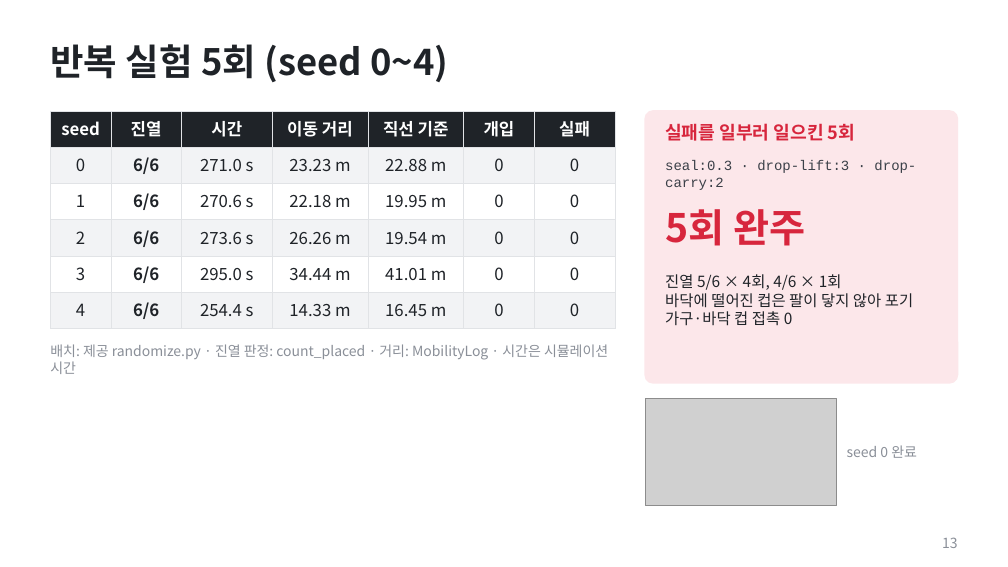
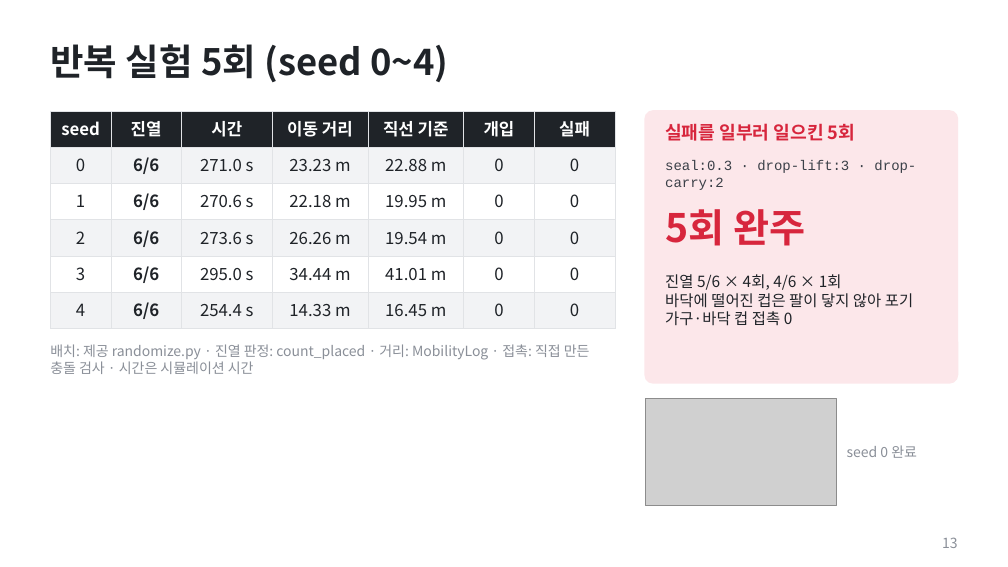
Before and after one commit to hayoung0Lee/cupramen, a slide deck: slide 13 of presentation/cupramen_deck.pptx. Drawn at 1008x567 pixels with LibreOffice and Linux fonts; fonts in the diff are those of the drawing; grey boxes stand for pictures. Boxes give left, top, right and bottom in pixels: in the first picture for what was removed or moved away, otherwise in the second. Text is boxed around its words. In the diff, an @@ line names an element or a change of style, - is before the commit and + after.

```diff
--- a/presentation/cupramen_deck.pptx
+++ b/presentation/cupramen_deck.pptx
@@ text at [50, 344, 590, 374]: text changed @@
-배치: 제공 randomize.py · 진열 판정: count_placed · 거리: MobilityLog · 시간은 시뮬레이션 시간
+배치: 제공 randomize.py · 진열 판정: count_placed · 거리: MobilityLog · 접촉: 직접 만든 충돌 검사 · 시간은 시뮬레이션 시간
```
Also in this commit, not shown: 2 other slides changed, 1 other file.
